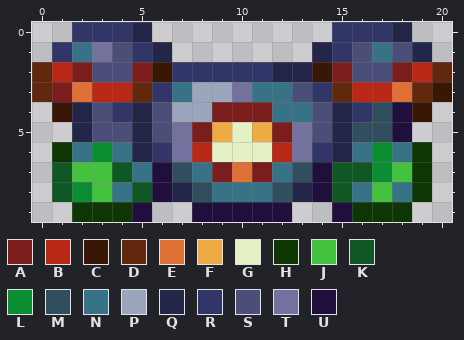
Pixel-art sprite: Items/Celestial/VoidspaceBreastplate.png. The picture above is the old version.
The file is 42x20 pixels, drawn in blocks of 2x2; one block is one cell here. Colours within 5 levels of each other are drawn and written as one.
Palette (. is transparent): A #7c1d1d  B #b92717  C #381707  D #61280d  E #e07136  F #eeaa44  G #e3f1c5  H #0e3504  J #45c140  K #0f5724  L #0b8e32  M #314e5e  N #387287  P #9ba5bb  Q #232549  R #313568  S #4b4e79  T #73729e  U #200f3c
Pixels before, first column x 0:
 0 ..RRRQ.........RRRQ..
 1 .RNTSRQ.......QRSNSQ.
 2 DBASSACRRRRRQQCASSABD
 3 DAEBBDRNPPTNNSRDBBEDC
 4 .CQSRQSPPAAANNSQRMUC.
 5 ..QSSQSTAFGFATSQMMU..
 6 .HNLNQRTBGGGBTRQNLNH.
 7 .KJJKNUMNAEANMUKKLJH.
 8 .KLJNKUQMNNNMQUKNJNH.
 9 ..HHHU..UUUUU..UHHH..
After:
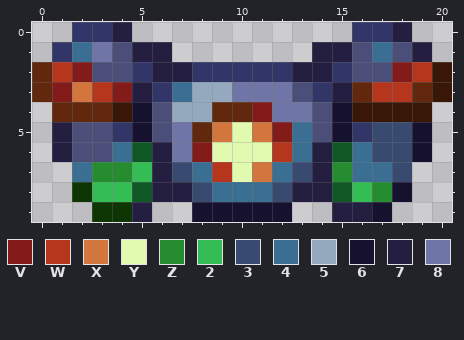
Colours new in this view: V #831b1b  W #b6351d  X #d2763d  Y #e2fab0  Z #258d2f  2 #35bd55  3 #394a70  4 #3a6f93  5 #94a9bd  6 #171130  7 #241e40  8 #6f76a7
Edits made:
Changed rows in their new state; - is an unchanged pixel.
first column x 1:
 0 ---7.---------.--7--
 1 -48-77-------77-4-7-
 2 WV--R77----R77R--VWC
 3 VXWV7-455888--7DWW--
 4 DDDC6-55DDV88-6CCC--
 5 7S-R6-8DXYXV4-6R336-
 6 7SS4K78VYYYW47K4336-
 7 .4ZZ2734WYX437Z443.-
 8 .H22-773444377-2Z6.-
 9 -.--7--66666--776.--
Where, in picture pixels (left, top, right, bottom), the same in both pictures:
changed: (52, 22, 452, 222)
